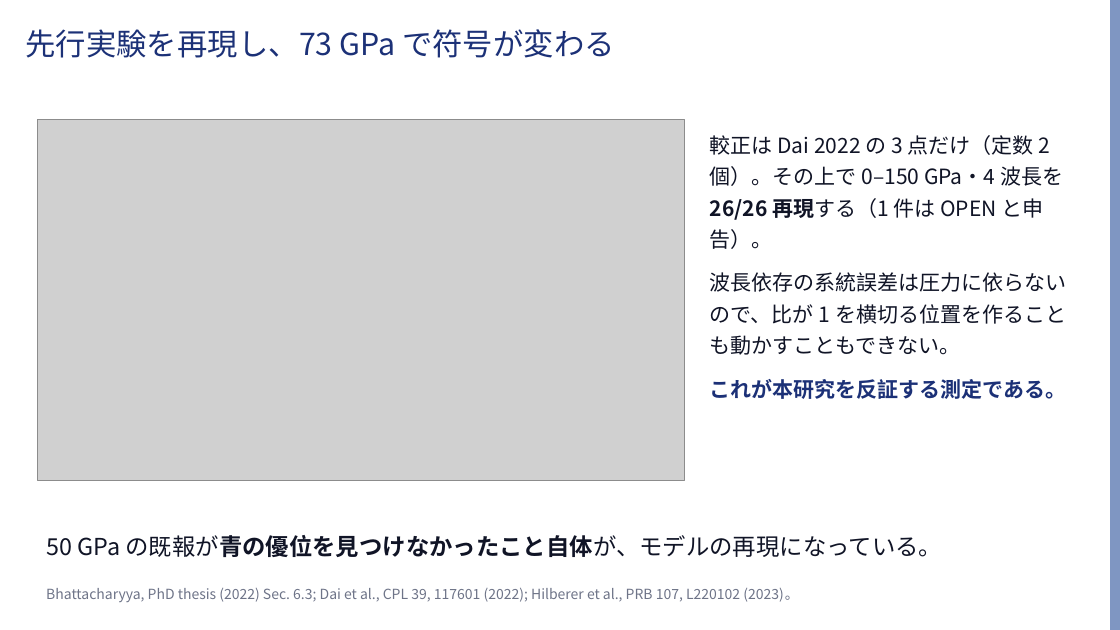
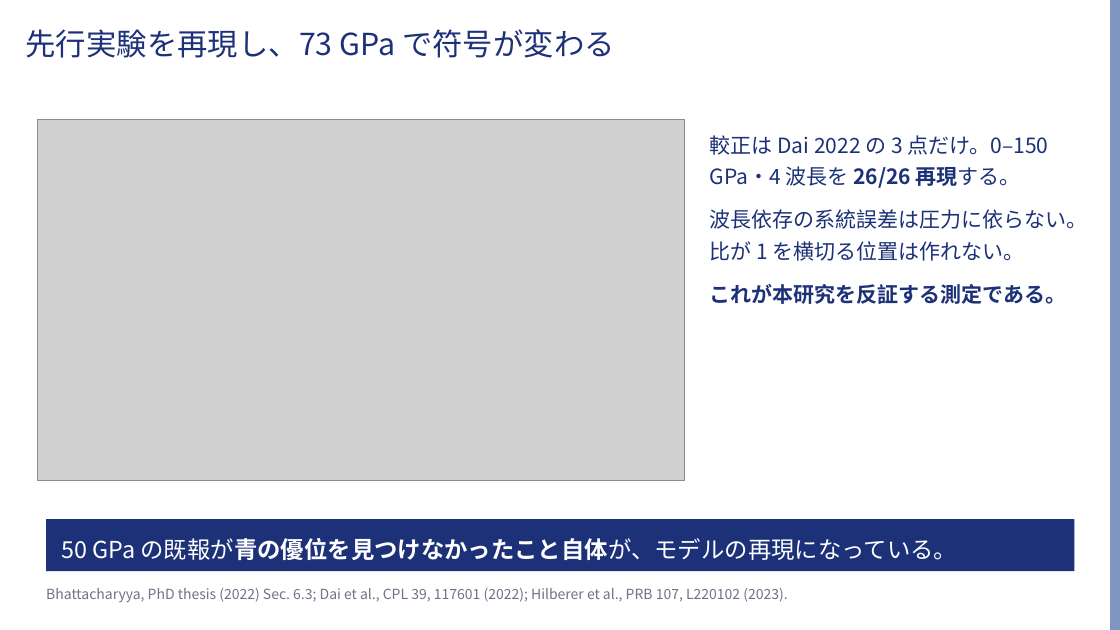
Before and after one commit to Risei412/ultra-high-pressure-ODMR, a slide deck: slide 7 of slides/odmr_473nm_talk.pptx. Drawn at 1120x630 pixels with LibreOffice and Linux fonts; fonts in the diff are those of the drawing; grey boxes stand for pictures; background and template pictures are left out. Boxes give left, top, right and bottom in pixels: in the first picture for what was removed or moved away, otherwise in the second. Text is boxed around its words. In the diff, an @@ line names an element or a change of style, - is before the commit and + after.

```diff
--- a/slides/odmr_473nm_talk.pptx
+++ b/slides/odmr_473nm_talk.pptx
@@ text at bbox=[710, 135, 1088, 261]: text changed; text colour #101426 to #1C3177 @@
-較正は Dai 2022 の 3 点だけ（定数 2 個）。その上で 0–150 GPa・4 波長を 26/26 再現する（1 件は OPEN と申告）。
-波長依存の系統誤差は圧力に依らないので、比が 1 を横切る位置を作ることも動かすこともできない。
+較正は Dai 2022 の 3 点だけ。0–150 GPa・4 波長を 26/26 再現する。
+波長依存の系統誤差は圧力に依らない。比が 1 を横切る位置は作れない。
@@ rectangle "50 GPa の既報が青の優位を見つけなかったこと自体が、モデルの再現になっている。": place and size @@
-rectangle "50 GPa の既報が青の優位を見つけなかったこと自体が、モデルの再現になっている。" at bbox=[46, 535, 943, 557]
+rectangle "50 GPa の既報が青の優位を見つけなかったこと自体が、モデルの再現になっている。" at bbox=[46, 519, 1075, 571]
@@ rectangle "50 GPa の既報が青の優位を見つけなかったこと自体が、モデルの再現になっている。" at bbox=[46, 519, 1075, 571]: text colour #101426 to #FFFFFF; vertical alignment top to middle; fill none to #1C3177 @@
@@ text at bbox=[46, 588, 787, 602]: text changed @@
-Bhattacharyya, PhD thesis (2022) Sec. 6.3; Dai et al., CPL 39, 117601 (2022); Hilberer et al., PRB 107, L220102 (2023)。
+Bhattacharyya, PhD thesis (2022) Sec. 6.3; Dai et al., CPL 39, 117601 (2022); Hilberer et al., PRB 107, L220102 (2023).
```
Also in this commit, not shown: 7 other slides changed, 8 other files.
